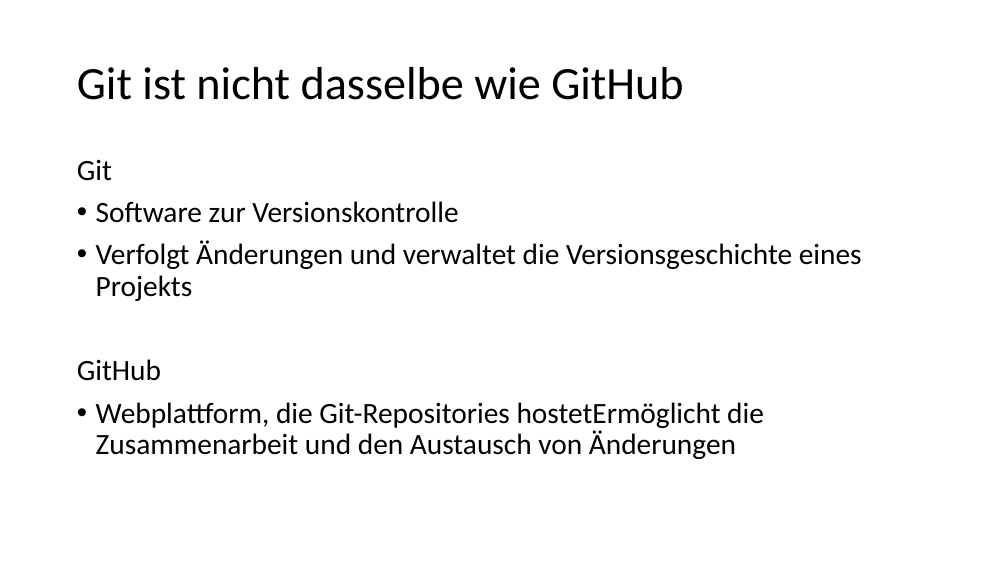
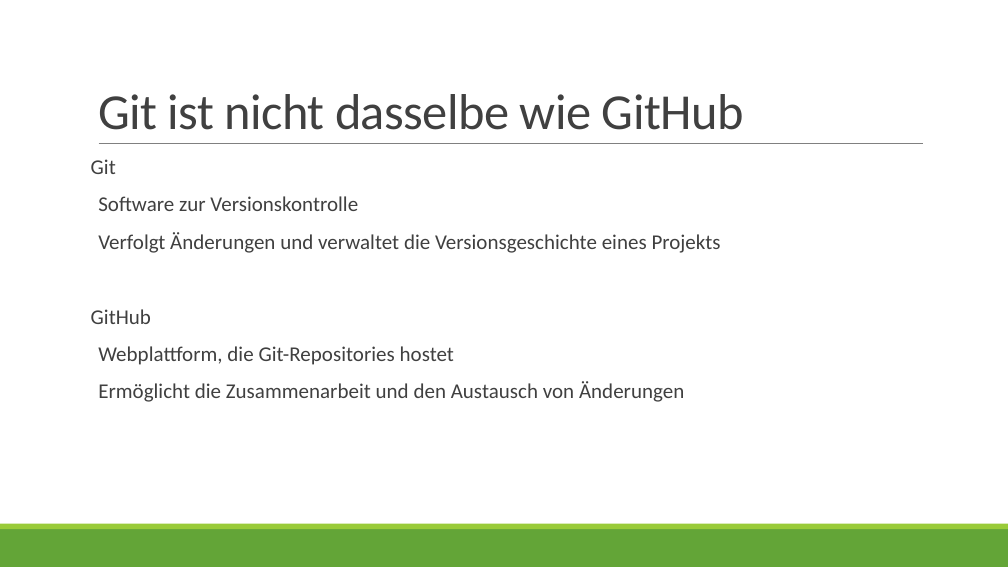
Before and after one commit to yanaa16/github-uebung, a slide deck: slide 4 of Einführung in Git und Github.pptx. Drawn at 1008x567 pixels with LibreOffice and Linux fonts; fonts in the diff are those of the drawing. Boxes give left, top, right and bottom in pixels: in the first picture for what was removed or moved away, otherwise in the second. Text is boxed around its words. In the diff, an @@ line names an element or a change of style, - is before the commit and + after.

```diff
--- a/Einführung in Git und Github.pptx
+++ b/Einführung in Git und Github.pptx
@@ title "Git ist nicht dasselbe wie ..." moved from (x1=77, y1=67, x2=683, y2=100) to (x1=98, y1=94, x2=744, y2=130) @@
@@ title "Git ist nicht dasselbe wie ..." at (x1=98, y1=94, x2=744, y2=130): size 44 to 48 pt, text colour #000000 to #404040, letter spacing 0 to -0.5 pt; line spacing 0.9 to 0.85; vertical alignment middle to bottom @@
@@ line added from (99, 144) to (923, 144), #808080 0.5 pt @@
@@ text at (x1=91, y1=159, x2=721, y2=324): size 28 to 20 pt, text colour #000000 to #404040 in "Git", "Software zur Versionskontrolle", "Verfolgt Änderungen und verwaltet die Versionsgeschichte ein ...", "GitHub"; more space between paragraphs; bullet • to   @@
@@ text "Git" moved from (x1=77, y1=159, x2=862, y2=459) to (x1=91, y1=159, x2=721, y2=402) @@
@@ text at (x1=98, y1=346, x2=684, y2=402): text changed; size 28 to 20 pt; text colour #000000 to #404040 @@
-• Webplattform, die Git-Repositories hostetErmöglicht die Zusammenarbeit und den Austausch von Änderungen
+  Webplattform, die Git-Repositories hostet
+  Ermöglicht die Zusammenarbeit und den Austausch von Änderungen
@@ rectangle added at (x1=0, y1=529, x2=1008, y2=567), fill #63A537 @@
@@ rectangle added at (x1=0, y1=524, x2=1008, y2=529), fill #99CB38 @@
```
Also in this commit, not shown: 17 other slides changed, 2 other files.
